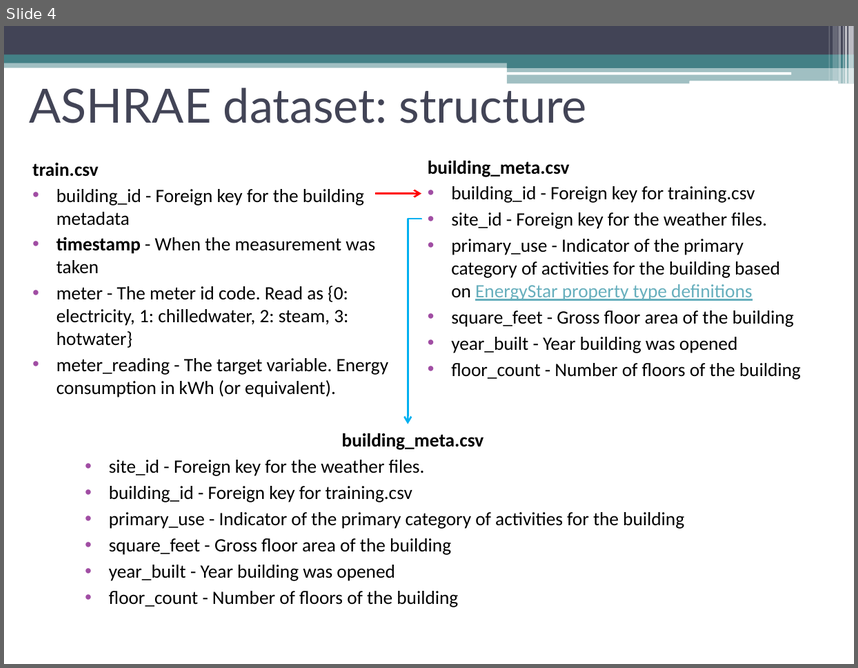
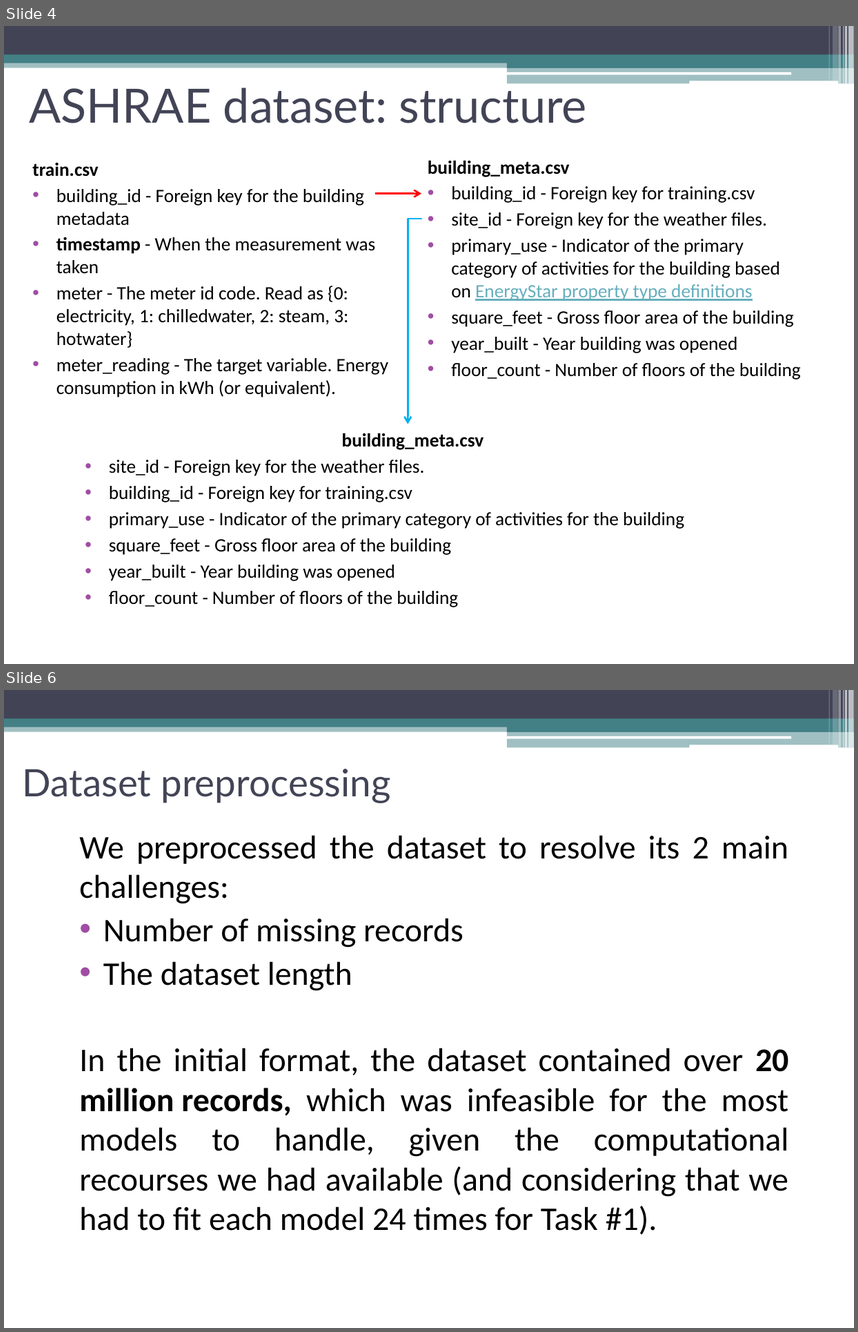
Before and after one commit to TarasKutsyk/ML-for-Automation-Project, a slide deck: Presentation ASHRAE.pptx. Shown one above the other, each under a label of ours: slide 4 before the commit, slides 4 and 6 after it; the slides between them are not shown. The pictures are 858x668 and 858x1332 pixels, drawn with LibreOffice and Linux fonts; fonts in the diff are those of the drawing. Boxes give left, top, right and bottom in pixels: in the first picture for what was removed or moved away, otherwise in the second. Text is boxed around its words. In the diff, an @@ line names an element or a change of style, - is before the commit and + after.

Commit message:
New datasets added & pres. update

```diff
--- a/Presentation ASHRAE.pptx
+++ b/Presentation ASHRAE.pptx
@@ slide 6 added at <box>4,690,854,1328</box>, background #FFFFFF; not listed: 13 template elements that a slide beside it also shows @@
@@ title added at <box>23,769,390,803</box>, 32 pt, text #424456 @@
+Dataset preprocessing
@@ text added at <box>79,835,789,1234</box>, 28 pt, text #000000 @@
+We preprocessed the dataset to resolve its 2 main challenges:
+• Number of missing records
+• The dataset length
+In the initial format, the dataset contained over 20 million records, which was infeasible for the most models to handle, given the computational recourses we had available (and considering that we had to fit each model 24 times for Task #1).
```
Also in this commit, not shown: 1 slide changed, 3 other slides added, 4 other files.
